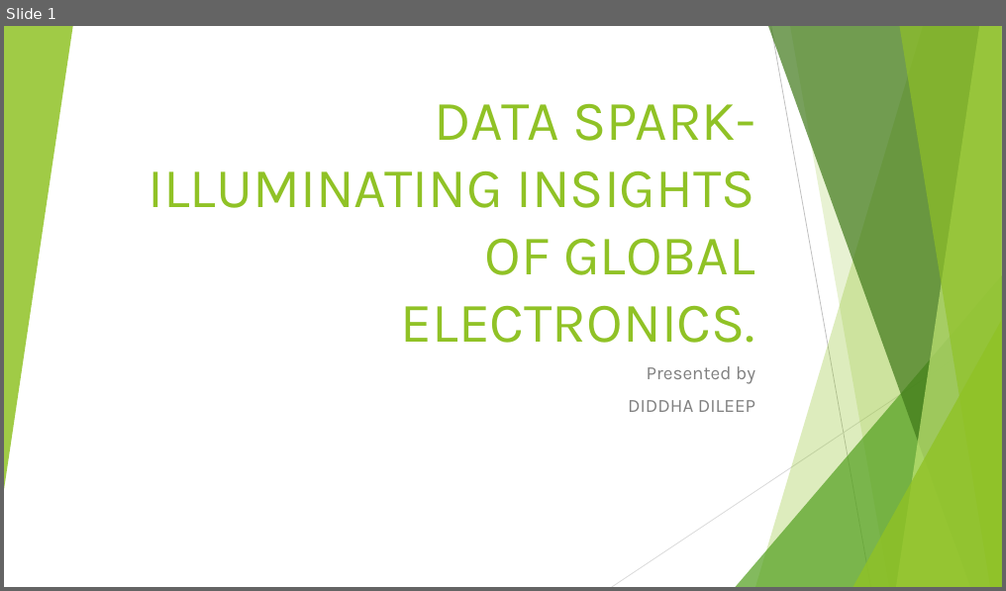
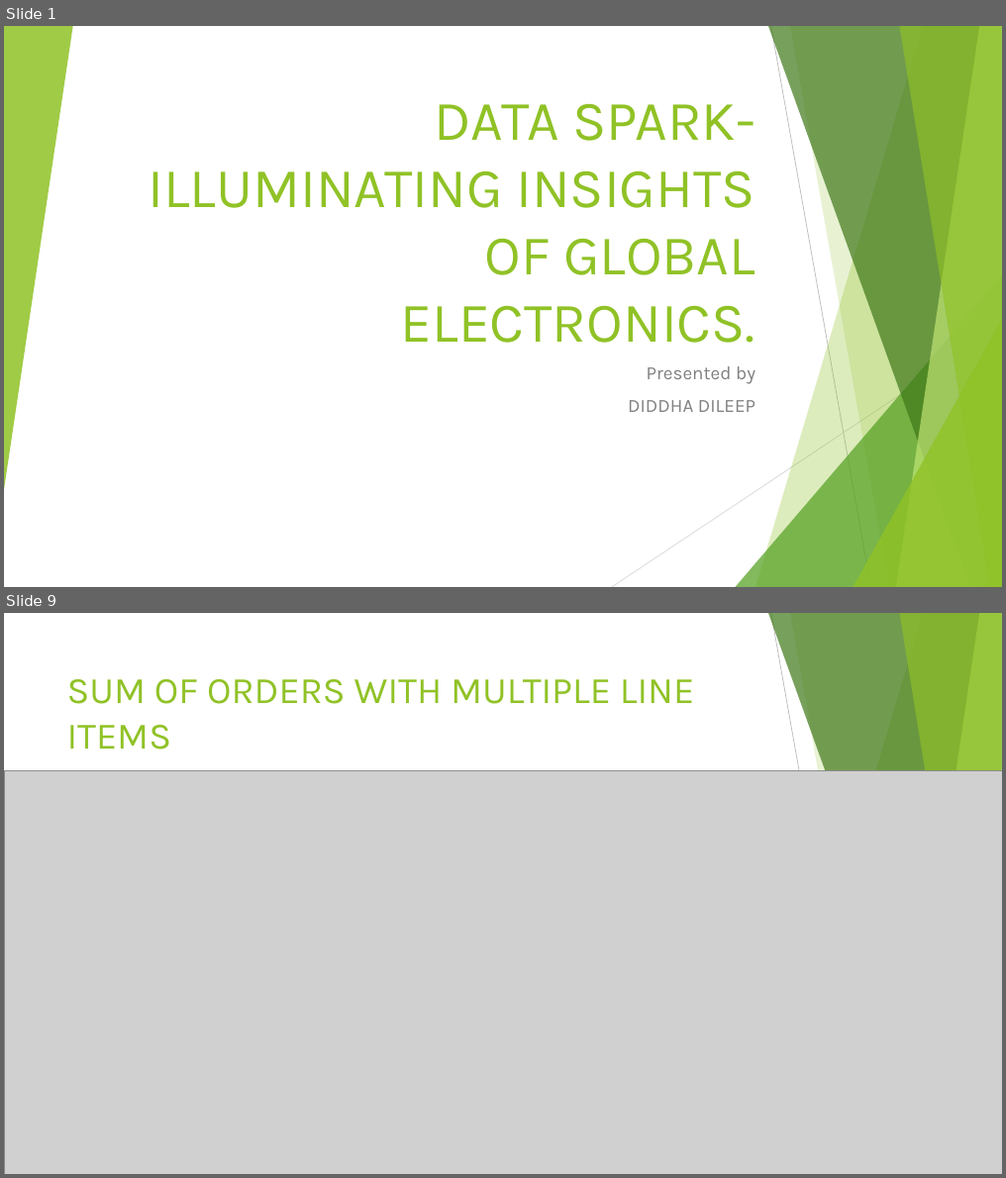
Before and after one commit to Diddha/data-spark-data-illuminating-insights-of-global-electronics, a slide deck: DATA SPARK-ILLUMINATING INSIGHTS OF GLOBAL ELECTRONICS.pptx. Shown one above the other, each under a label of ours: slide 1 before the commit, slides 1 and 9 after it; the slides between them are not shown. The pictures are 1006x591 and 1006x1178 pixels, drawn with LibreOffice and Linux fonts; fonts in the diff are those of the drawing; grey boxes stand for pictures. Boxes give left, top, right and bottom in pixels: in the first picture for what was removed or moved away, otherwise in the second. Text is boxed around its words. In the diff, an @@ line names an element or a change of style, - is before the commit and + after.

```diff
--- a/DATA SPARK-ILLUMINATING INSIGHTS OF GLOBAL ELECTRONICS.pptx
+++ b/DATA SPARK-ILLUMINATING INSIGHTS OF GLOBAL ELECTRONICS.pptx
@@ slide 9 added at bbox=[4, 613, 1002, 1174], background #FFFFFF; not listed: 9 template elements that a slide beside it also shows @@
@@ title added at bbox=[67, 679, 694, 750], 36 pt, text #90C226 @@
+SUM OF ORDERS WITH MULTIPLE LINE ITEMS
@@ picture added at bbox=[4, 771, 1002, 1174] @@
@@ triangle added at bbox=[4, 942, 41, 1174], fill #90C226 at 85% opacity @@
```
Also in this commit, not shown: 9 other slides added, 10 slides removed.
